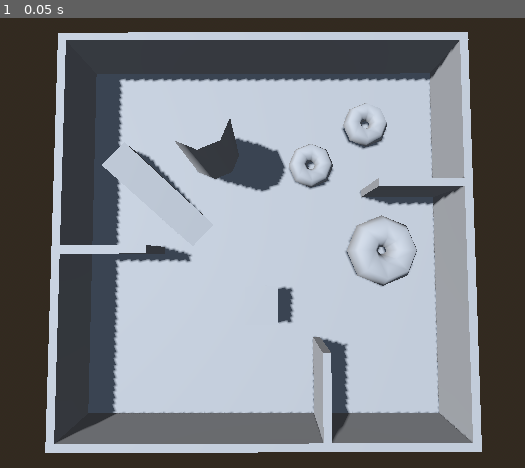
Above: before the commit, frame 1.
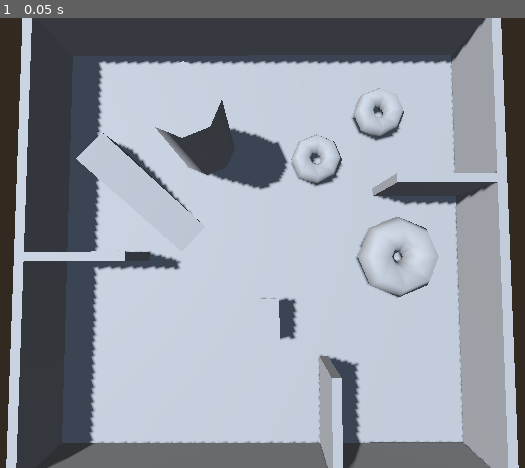
Above: after the commit, the same moment.

Repository: CodyI20/Agents-minigame-godot
Game: Godot game, scene res://Scenes/main_scene.tscn
The game is run twice, just before and just after one commit, with the same random seed, the same clock (stepped at 60 frames per second) and the same inputs.
Inputs:
- Up to frame 1 (0.05 s): no input

The runs differ from the first frame. In frame 1, 44% of the frame differs, in the area x 1-99%, y 0-100%.

Commit message:
Update
 - Agent selection finalized
 - WIP : Fix the mouse position raycast in 3D space

Diff:
--- a/Art/Materials/OutlineMaterial.tres
+++ b/Art/Materials/OutlineMaterial.tres
@@ -5,5 +5,5 @@
 [resource]
 render_priority = 0
 shader = ExtResource("1_bu2jp")
-shader_parameter/color = Color(1, 0, 0, 1)
-shader_parameter/size = 1.05
+shader_parameter/color = Color(0.954458, 3.60981e-06, 1.34766e-06, 1)
+shader_parameter/size = 1.3
--- a/Scenes/Agents/nav_mesh_agent_spawner.tscn
+++ b/Scenes/Agents/nav_mesh_agent_spawner.tscn
@@ -1,8 +1,12 @@
-[gd_scene load_steps=2 format=3 uid="uid://dun4c5mnmpc2a"]
+[gd_scene load_steps=3 format=3 uid="uid://dun4c5mnmpc2a"]
 
 [ext_resource type="Script" path="res://Scripts/Agents/nav_mesh_agent_spawner.gd" id="1_780is"]
+[ext_resource type="Script" path="res://Scripts/Agents/nav_mesh_agent_selector.gd" id="2_uvdo0"]
 
 [node name="NavMeshAgentSpawner" type="Node3D"]
 script = ExtResource("1_780is")
 
+[node name="NavMeshAgentSelector" type="Node3D" parent="."]
+script = ExtResource("2_uvdo0")
+
 [node name="RayCast3D" type="RayCast3D" parent="."]
--- a/Scenes/Agents/navigation_agent_base.tscn
+++ b/Scenes/Agents/navigation_agent_base.tscn
@@ -1,6 +1,4 @@
-[gd_scene load_steps=4 format=3 uid="uid://b7k3712433utv"]
-
-[sub_resource type="ShaderMaterial" id="ShaderMaterial_gus0n"]
+[gd_scene load_steps=3 format=3 uid="uid://b7k3712433utv"]
 
 [sub_resource type="CapsuleMesh" id="CapsuleMesh_00rwa"]
 
@@ -10,7 +8,6 @@
 transform = Transform3D(1, 0, 0, 0, 1, 0, 0, 0, 1, 0, 1, 0)
 
 [node name="Model" type="MeshInstance3D" parent="."]
-material_overlay = SubResource("ShaderMaterial_gus0n")
 mesh = SubResource("CapsuleMesh_00rwa")
 
 [node name="Collision" type="CollisionShape3D" parent="."]
--- a/Scenes/main_scene.tscn
+++ b/Scenes/main_scene.tscn
@@ -23,7 +23,7 @@
 [node name="SceneElements" type="Node3D" parent="."]
 
 [node name="Camera3D" type="Camera3D" parent="SceneElements"]
-transform = Transform3D(-0.00157797, 0.999012, -0.0444146, 0, 0.0444147, 0.999013, 0.999999, 0.00157641, -7.00849e-05, -2.4959, 41.4206, -0.16344)
+transform = Transform3D(-0.00149023, 0.999012, -0.0444146, 0, 0.0444146, 0.999013, 0.999999, 0.00148876, -6.61881e-05, -1.64623, 36.3571, -0.0426637)
 
 [node name="DirectionalLight3D" type="DirectionalLight3D" parent="SceneElements"]
 transform = Transform3D(-0.356906, -0.923157, 0.142826, -0.445914, 0.302718, 0.842332, -0.820841, 0.236945, -0.51969, 2.42625, 40.6795, -67.4475)
--- /dev/null
+++ b/Scripts/Agents/nav_mesh_agent_selector.gd
@@ -0,0 +1,27 @@
+extends Node3D
+class_name NavMeshAgentSelector
+
+@onready var ray_cast_3d: RayCast3D = $"../RayCast3D"
+
+var currently_selected_agent : NavMeshAgentBase
+
+func _unhandled_input(event: InputEvent) -> void:
+	if event is InputEventMouseButton:
+		if event.pressed and event.button_index == MOUSE_BUTTON_LEFT:
+			highlight_agent_under_mouse()
+
+func highlight_agent_under_mouse() -> void:
+	var camera = get_viewport().get_camera_3d()
+	var mouse_position = get_viewport().get_mouse_position()
+	var from = camera.project_ray_origin(mouse_position)
+	var to = from + camera.project_ray_normal(mouse_position) * 1000
+
+	ray_cast_3d.global_transform.origin = from
+	ray_cast_3d.target_position = to
+	ray_cast_3d.force_raycast_update()
+
+	if ray_cast_3d.is_colliding():
+		var collider = ray_cast_3d.get_collider()
+		if collider is NavMeshAgentBase:
+			Events.navmesh_agent_selected.emit(collider)
+			currently_selected_agent = collider
--- a/Scripts/Agents/nav_mesh_agent_spawner.gd
+++ b/Scripts/Agents/nav_mesh_agent_spawner.gd
@@ -1,4 +1,3 @@
-@tool
 extends Node3D
 class_name NavMeshAgentSpawner
 
--- a/Scripts/Agents/navigation_agent_base.gd
+++ b/Scripts/Agents/navigation_agent_base.gd
@@ -20,6 +20,7 @@
 
 func _ready() -> void:
 	add_to_group("Selectable")
+	Events.navmesh_agent_selected.connect(select)
 
 func _unhandled_input(event: InputEvent) -> void:
 	move_the_agent(event)
@@ -57,9 +58,16 @@
 		return true
 	return false
 
-func select() -> void:
-	selected = true
-	toggle_highlight(true)
+func select(agent: NavMeshAgentBase) -> void:
+	if agent != self:
+		deselect()
+		return
+
+	if selected:
+		deselect()
+	else:
+		selected = true
+		toggle_highlight(true)
 
 func deselect() -> void:
 	selected = false
--- a/Scripts/Global/Events.gd
+++ b/Scripts/Global/Events.gd
@@ -1 +1,3 @@
 extends Node
+
+signal navmesh_agent_selected(agent: NavMeshAgentBase)
Empty file removed: Scripts/Agents/NavMeshAgentType.gd
